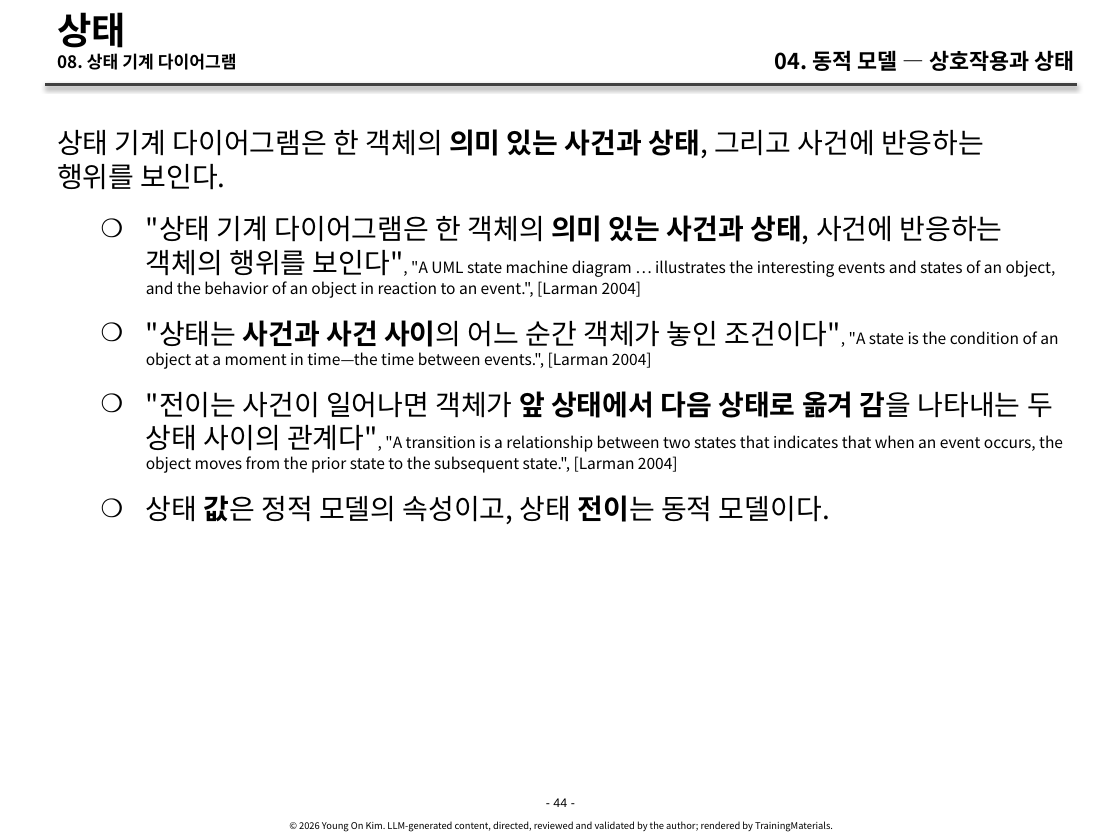
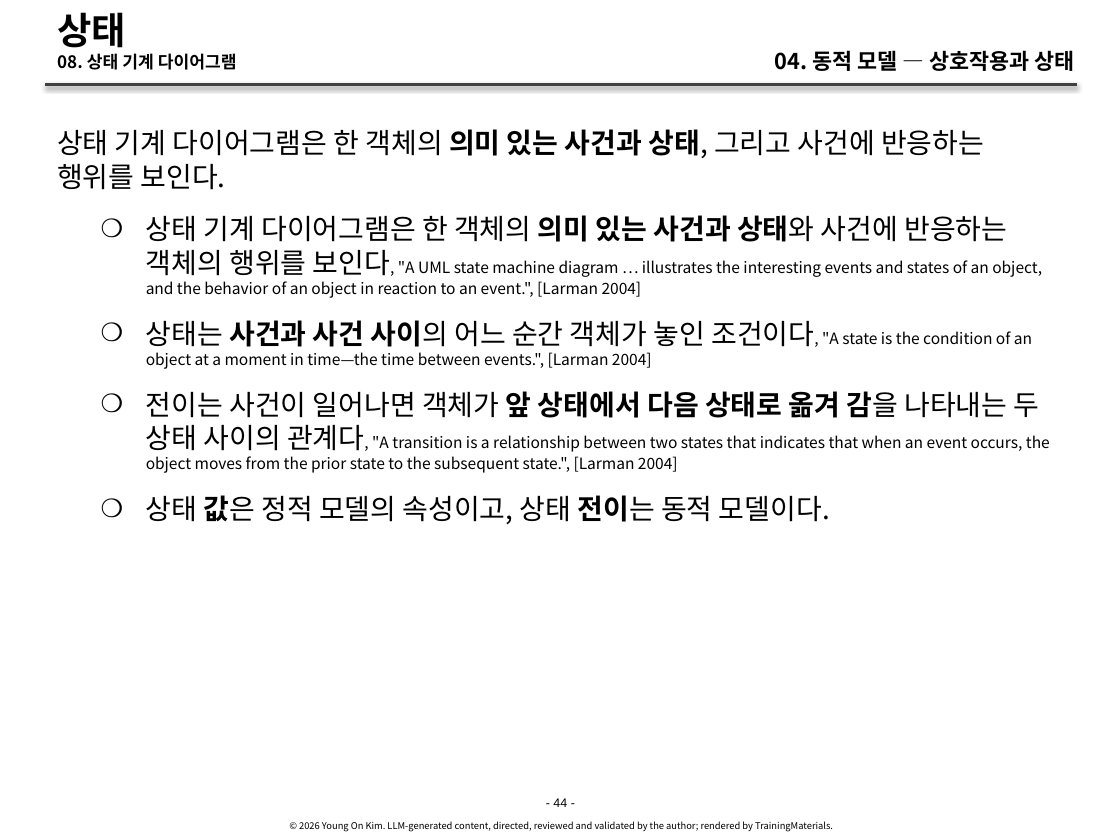
Before and after one commit to YoungSan77/TrainingMaterials, a slide deck: slide 44 of courses/ooad/sessions/s04.pptx. Drawn at 1120x840 pixels with LibreOffice and Linux fonts; fonts in the diff are those of the drawing. Boxes give left, top, right and bottom in pixels: in the first picture for what was removed or moved away, otherwise in the second. Text is boxed around its words. In the diff, an @@ line names an element or a change of style, - is before the commit and + after.

```diff
--- a/courses/ooad/sessions/s04.pptx
+++ b/courses/ooad/sessions/s04.pptx
@@ text at [146, 215, 1050, 473]: text changed @@
-    ❍ "상태 기계 다이어그램은 한 객체의 의미 있는 사건과 상태, 사건에 반응하는 객체의 행위를 보인다", "A UML state machine diagram … illustrates the interesting events and states of an object, and the behavior of an object in reaction to an event.", [Larman 2004]
-    ❍ "상태는 사건과 사건 사이의 어느 순간 객체가 놓인 조건이다", "A state is the condition of an object at a moment in time—the time between events.", [Larman 2004]
-    ❍ "전이는 사건이 일어나면 객체가 앞 상태에서 다음 상태로 옮겨 감을 나타내는 두 상태 사이의 관계다", "A transition is a relationship between two states that indicates that when an event occurs, the object moves from the prior state to the subsequent state.", [Larman 2004]
+    ❍ 상태 기계 다이어그램은 한 객체의 의미 있는 사건과 상태와 사건에 반응하는 객체의 행위를 보인다, "A UML state machine diagram … illustrates the interesting events and states of an object, and the behavior of an object in reaction to an event.", [Larman 2004]
+    ❍ 상태는 사건과 사건 사이의 어느 순간 객체가 놓인 조건이다, "A state is the condition of an object at a moment in time—the time between events.", [Larman 2004]
+    ❍ 전이는 사건이 일어나면 객체가 앞 상태에서 다음 상태로 옮겨 감을 나타내는 두 상태 사이의 관계다, "A transition is a relationship between two states that indicates that when an event occurs, the object moves from the prior state to the subsequent state.", [Larman 2004]
```
Also in this commit, not shown: 13 other slides changed, 35 other files.
